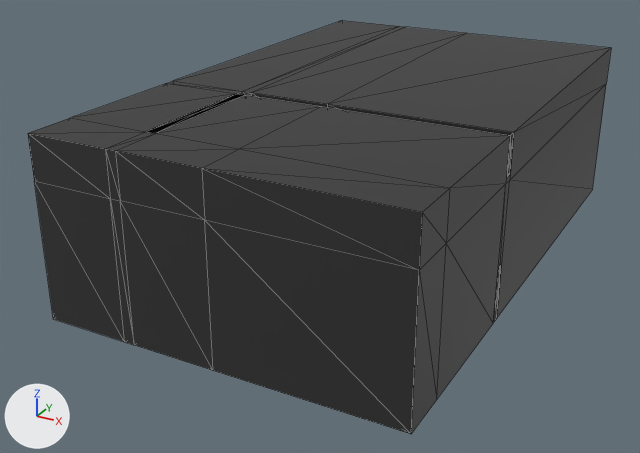
A saved change to the glTF model public/data/studio.glb.
Before and after are seen from a camera (50 mm lens) standing at (106.7, -222.3, 113.7) and looking at (-10.6, -9.1, 7.1). The lights are fixed; the arrows at lower left show +X, +Y and +Z. Mesh edges are drawn as thin lines on the coarser meshes. Where no turn or scale is listed for an object, it has been applied to the vertices. Vertices at the same position are counted once.

The first picture shows 'studio'.
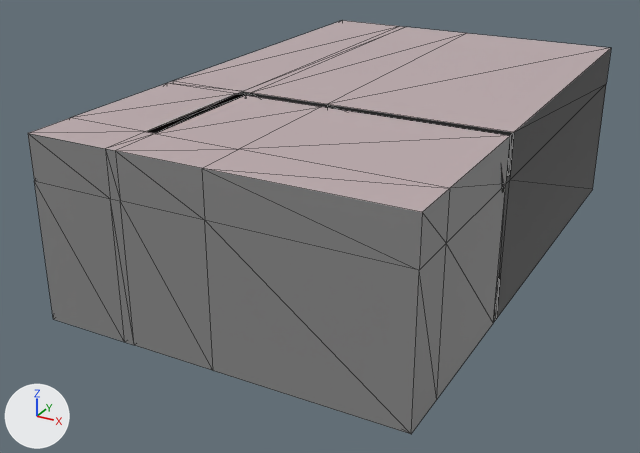
Where the change shows, as pixel boxes (x1, y1, x2, y2) in the pictures (640 x 453 px; the box of a moved part takes in the faces that stretch with it):
part 1 of me_cube, moved or reshaped
    before: (493, 265, 502, 323)
    after: (493, 275, 501, 323)
part 2 of me_cube, recoloured
    both: (29, 20, 611, 212)
part 3 of me_cube, recoloured (black to grey)
    both: (28, 93, 510, 434)

What the commit changed:
Material 'studiowall2' (mat_studiowall2) is new.
Its base color is (0.246, 0.246, 0.246) (grey #888888).
Material 'studio ceiling' (mat_studio_ceiling) is new.
Its base color is (0.517, 0.415, 0.428) (grey #beacaf).
me_cube has 108 vertices, 228 faces and spans x -50.0..50.0, y -80.0..91.0, z -25.0..25.0.
me_cube is used by ob_studio; location (0.0, 0.0, 25.0).
me_cube part 1: all 12 vertices in x -23.0..50.0, y -27.0..-25.0, z -10.0..-9.0 are moved by (0.0, 0.0, -3.0).
me_cube part 2: 24 faces spanning x -50.0..50.0, y -80.0..80.0, z 25.0 switch from mat_studio_wall (black #303030) to mat_studio_ceiling (grey #beacaf).
me_cube part 3: 48 faces spanning x -50.0..50.0, y -80.0..-25.0, z -25.0..25.0 switch from mat_studio_wall (black #303030) to mat_studiowall2 (grey #888888).
